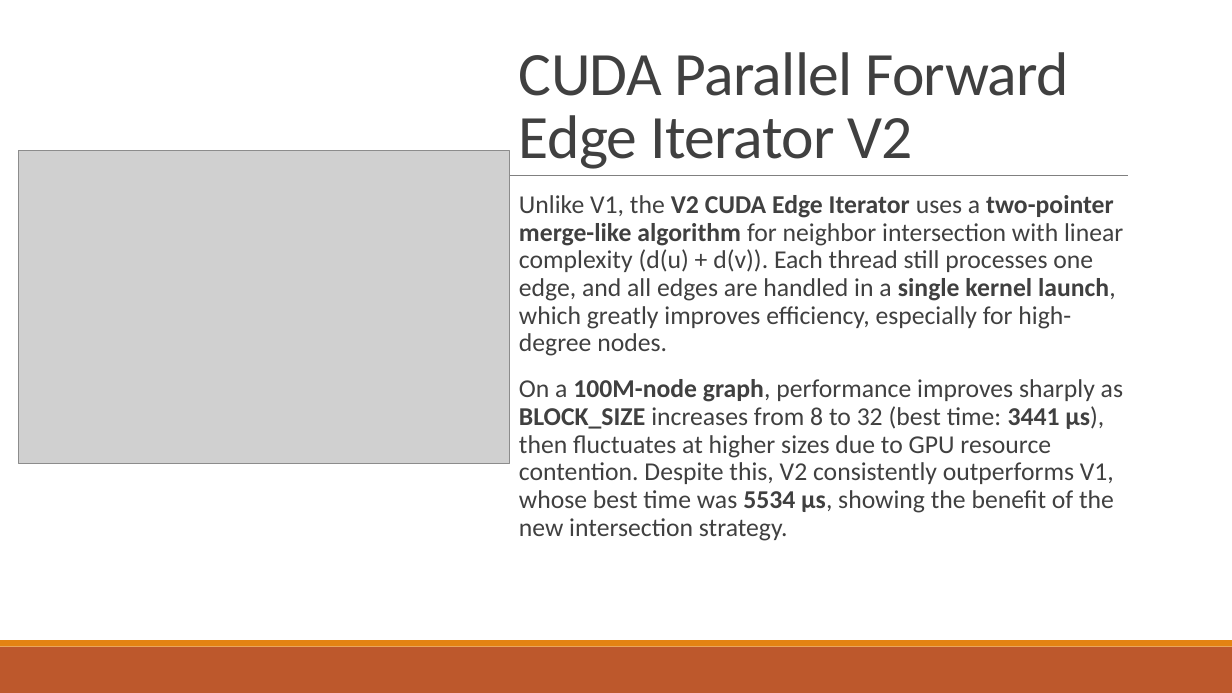
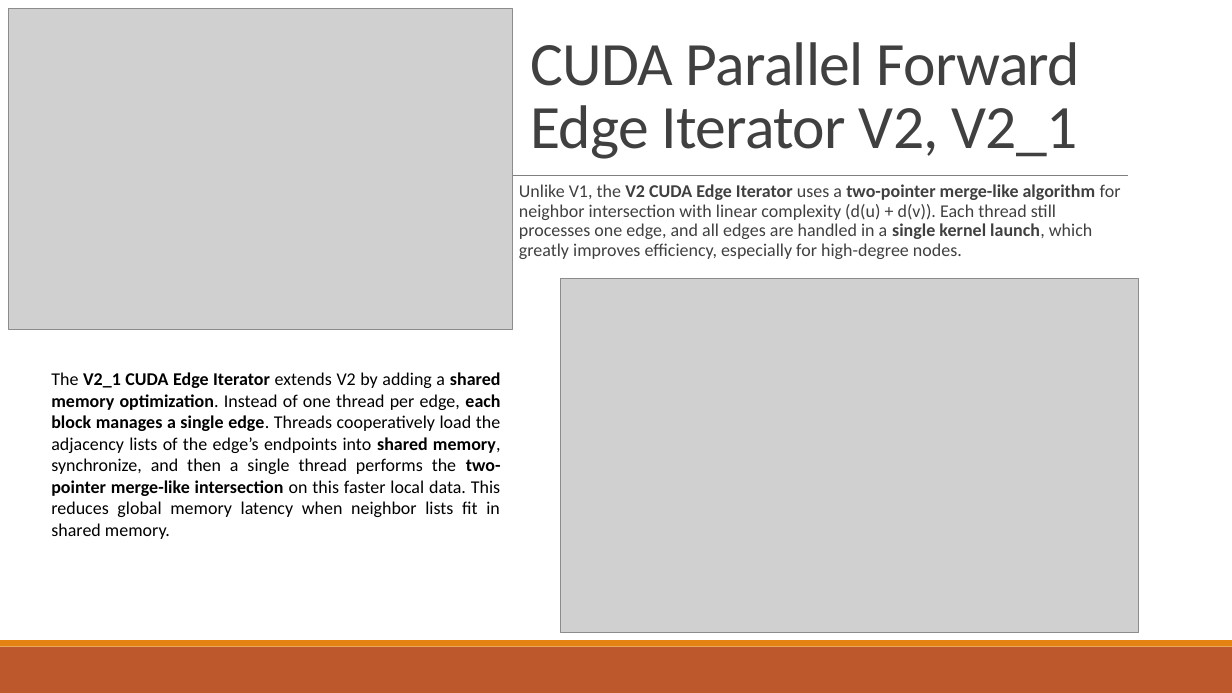
Before and after one commit to RiccardoRevalor/ParallelTriangleCounting, a slide deck: slide 18 of presentation.pptx. Drawn at 1232x693 pixels with LibreOffice and Linux fonts; fonts in the diff are those of the drawing; grey boxes stand for pictures. Boxes give left, top, right and bottom in pixels: in the first picture for what was removed or moved away, otherwise in the second. Text is boxed around its words. In the diff, an @@ line names an element or a change of style, - is before the commit and + after.

Commit message:
feat: updated presentation

```diff
--- a/presentation.pptx
+++ b/presentation.pptx
@@ picture: place and size @@
-picture at <box>18,151,509,464</box>
+picture at <box>9,9,513,330</box>
@@ title at <box>530,42,1081,159</box>: text changed @@
-CUDA Parallel Forward Edge Iterator V2
+CUDA Parallel Forward Edge Iterator V2, V2_1
@@ text "Unlike V1, the V2 CUDA ...": place and size @@
-text "Unlike V1, the V2 CUDA ..." at <box>519,195,1123,541</box>
+text "Unlike V1, the V2 CUDA ..." at <box>519,184,1121,259</box>
@@ text "Unlike V1, the V2 CUDA ..." at <box>519,184,1121,259</box>: size 20 to 14 pt @@
@@ picture added at <box>561,279,1140,633</box> @@
@@ text added at <box>51,372,501,539</box>, 14 pt, text #000000 @@
+The V2_1 CUDA Edge Iterator extends V2 by adding a shared memory optimization. Instead of one thread per edge, each block manages a single edge. Threads cooperatively load the adjacency lists of the edge’s endpoints into shared memory, synchronize, and then a single thread performs the two-pointer merge-like intersection on this faster local data. This reduces global memory latency when neighbor lists fit in shared memory.
@@ text at <box>519,379,1123,541</box>: paragraph removed @@
-  On a 100M-node graph, performance improves sharply as BLOCK_SIZE increases from 8 to 32 (best time: 3441 μs), then fluctuates at higher sizes due to GPU resource contention. Despite this, V2 consistently outperforms V1, whose best time was 5534 μs, showing the benefit of the new intersection strategy.
```
Also in this commit, not shown: 6 other slides changed, 1 slide added, 4 slides removed, 1 other file.
